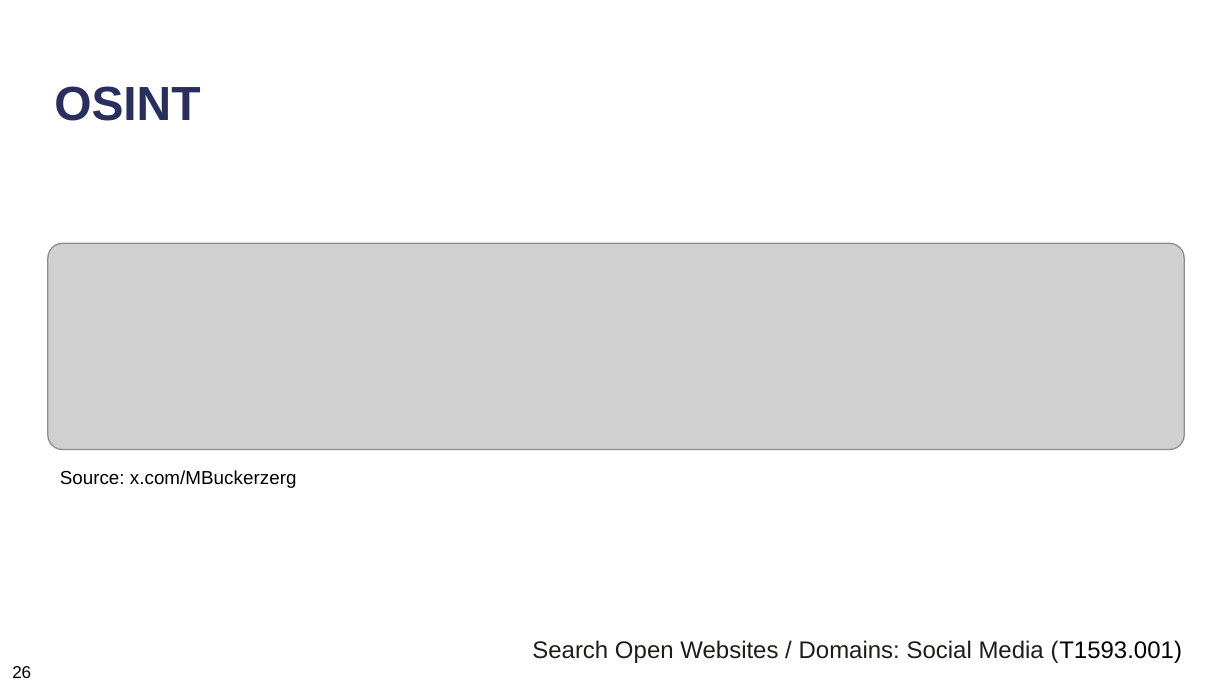
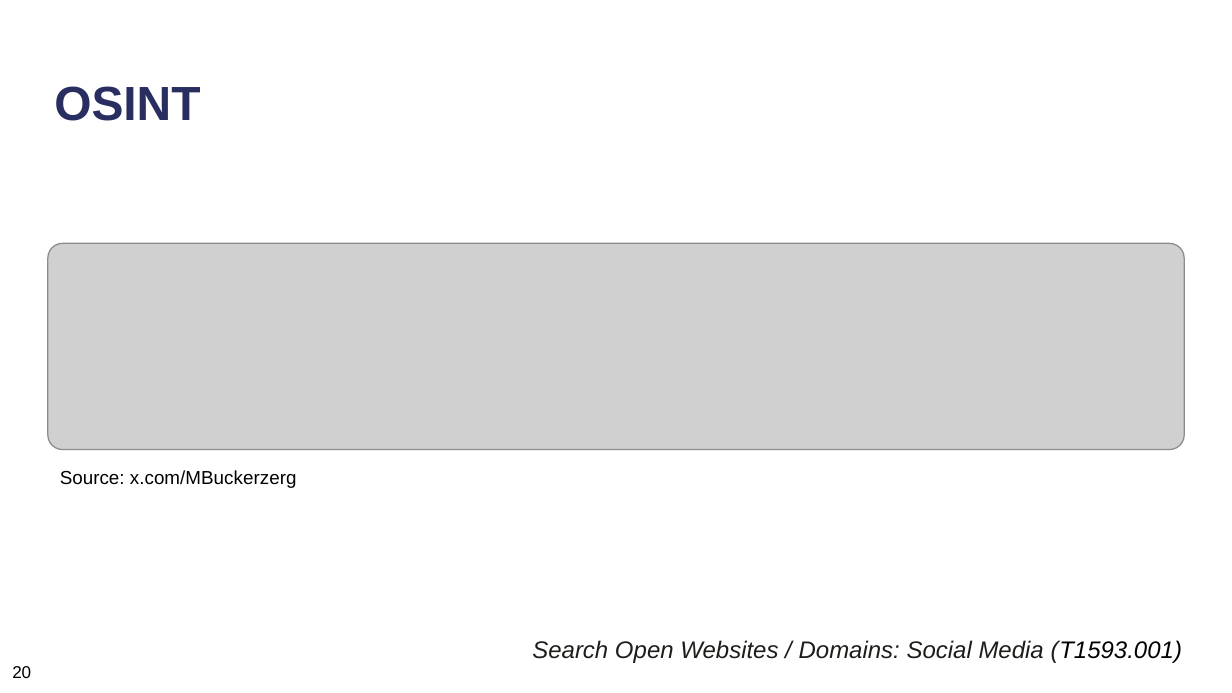
Before and after one commit to neubert-simon/auv-final-report, a slide deck: slide 27 of Final Presentation/ICS_Praesentationsfolien.pptx (slide 28 before the commit). Drawn at 1232x693 pixels with LibreOffice and Linux fonts; fonts in the diff are those of the drawing; grey boxes stand for pictures; background and template pictures are left out. Boxes give left, top, right and bottom in pixels: in the first picture for what was removed or moved away, otherwise in the second. Text is boxed around its words. In the diff, an @@ line names an element or a change of style, - is before the commit and + after.

```diff
--- a/Final Presentation/ICS_Praesentationsfolien.pptx
+++ b/Final Presentation/ICS_Praesentationsfolien.pptx
@@ text "Search Open Websites / Domains: ..." at box(532, 640, 1182, 663): italic on @@
@@ text at box(12, 666, 31, 678): text changed @@
-26
+20
```
Also in this commit, not shown: 58 other slides changed, 1 slide removed, 5 other files.
